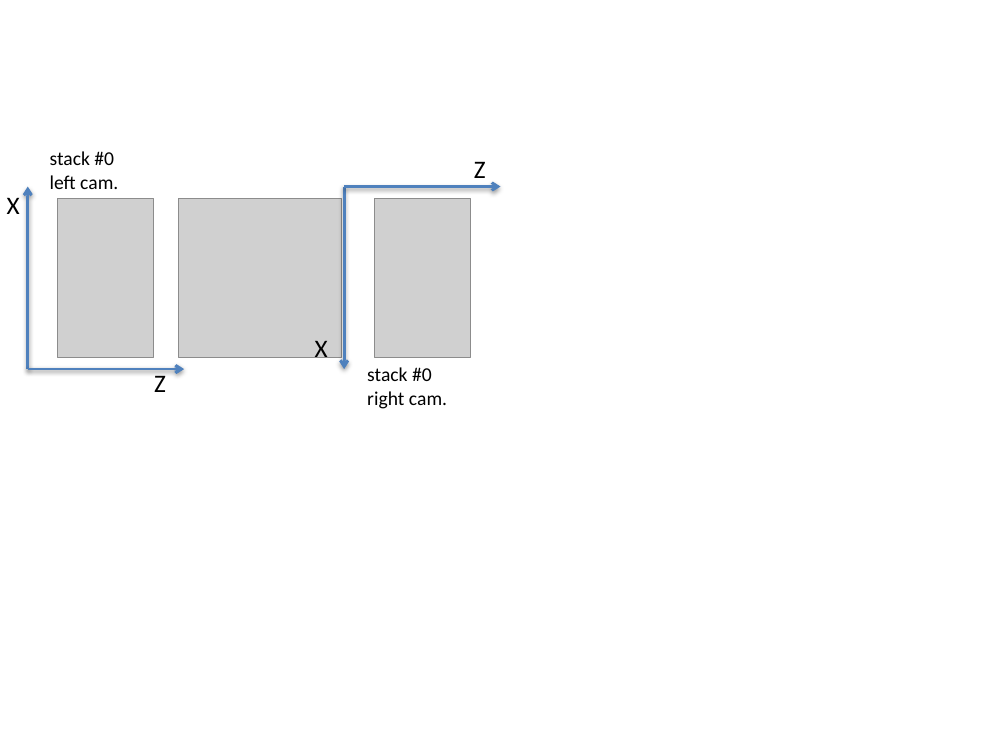
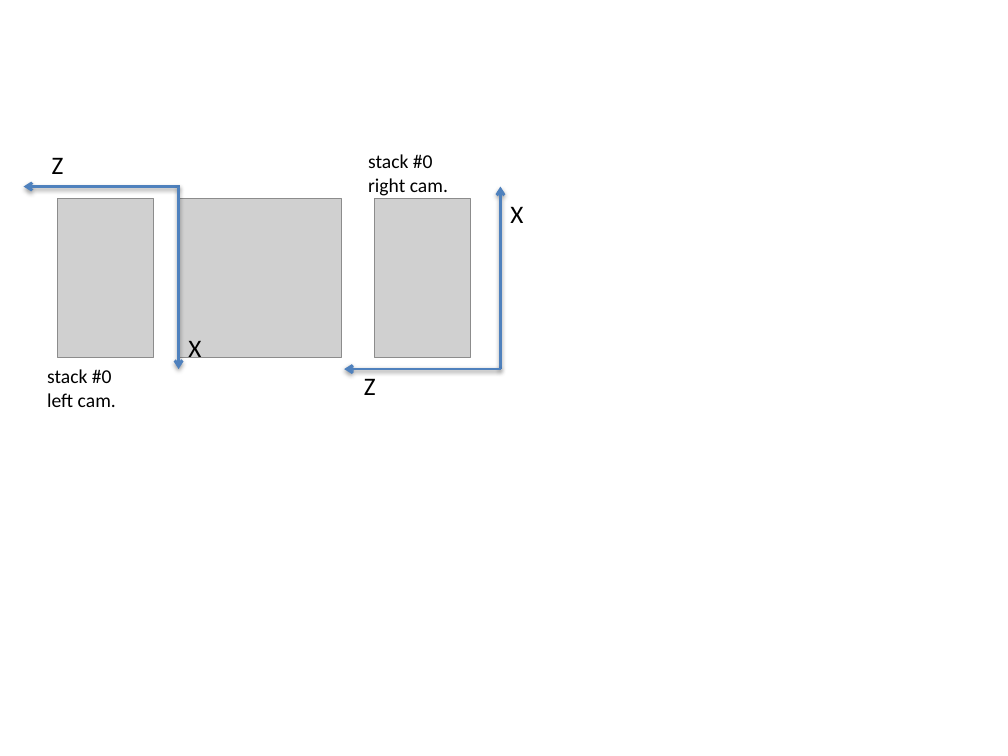
Before and after one commit to gcerutti/astec, a slide deck: slide 6 of documentation/figures/figures-fusion.pptx. Drawn at 1008x756 pixels with LibreOffice and Linux fonts; fonts in the diff are those of the drawing; grey boxes stand for pictures. Boxes give left, top, right and bottom in pixels: in the first picture for what was removed or moved away, otherwise in the second. Text is boxed around its words. In the diff, an @@ line names an element or a change of style, - is before the commit and + after.

```diff
--- a/documentation/figures/figures-fusion.pptx
+++ b/documentation/figures/figures-fusion.pptx
@@ text "Z": place and size @@
-text "Z" at bbox=[474, 161, 486, 178]
+text "Z" at bbox=[52, 157, 64, 174]
@@ text "stack #0": place and size @@
-text "stack #0" at bbox=[367, 367, 447, 409]
+text "stack #0" at bbox=[368, 154, 448, 196]
@@ arrow moved from (28, 369) - (184, 369) to (23, 186) - (180, 186) @@
@@ arrow (23, 186) - (180, 186): arrowheads changed @@
@@ arrow moved from (28, 369) - (28, 186) to (178, 369) - (178, 186) @@
@@ arrow (178, 369) - (178, 186): arrowheads changed @@
@@ arrow moved from (344, 369) - (344, 186) to (500, 369) - (500, 186) @@
@@ arrow (500, 369) - (500, 186): arrowheads changed @@
@@ text "X": place and size @@
-text "X" at bbox=[7, 197, 20, 214]
+text "X" at bbox=[510, 206, 523, 223]
@@ text "X": place and size @@
-text "X" at bbox=[315, 341, 328, 363]
+text "X" at bbox=[188, 341, 201, 363]
@@ text "stack #0": place and size @@
-text "stack #0" at bbox=[50, 151, 118, 189]
+text "stack #0" at bbox=[47, 369, 116, 407]
@@ arrow moved from (344, 186) - (501, 186) to (344, 369) - (501, 369) @@
@@ arrow (344, 369) - (501, 369): arrowheads changed @@
@@ text "Z" rewrapped from bbox=[154, 371, 166, 392] to bbox=[364, 378, 376, 395] @@
```
Also in this commit, not shown: 4 other slides changed, 8 other files.
